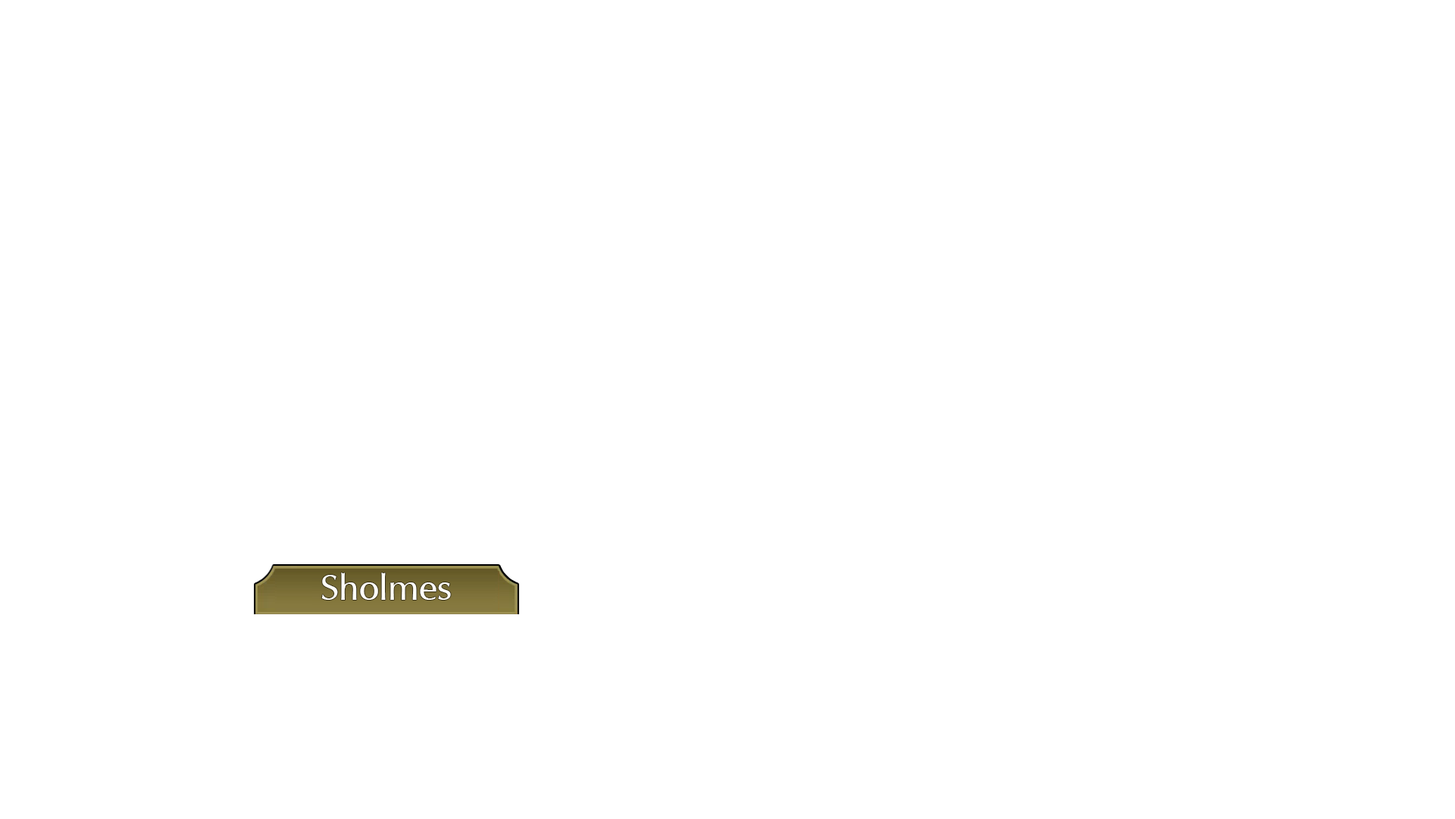
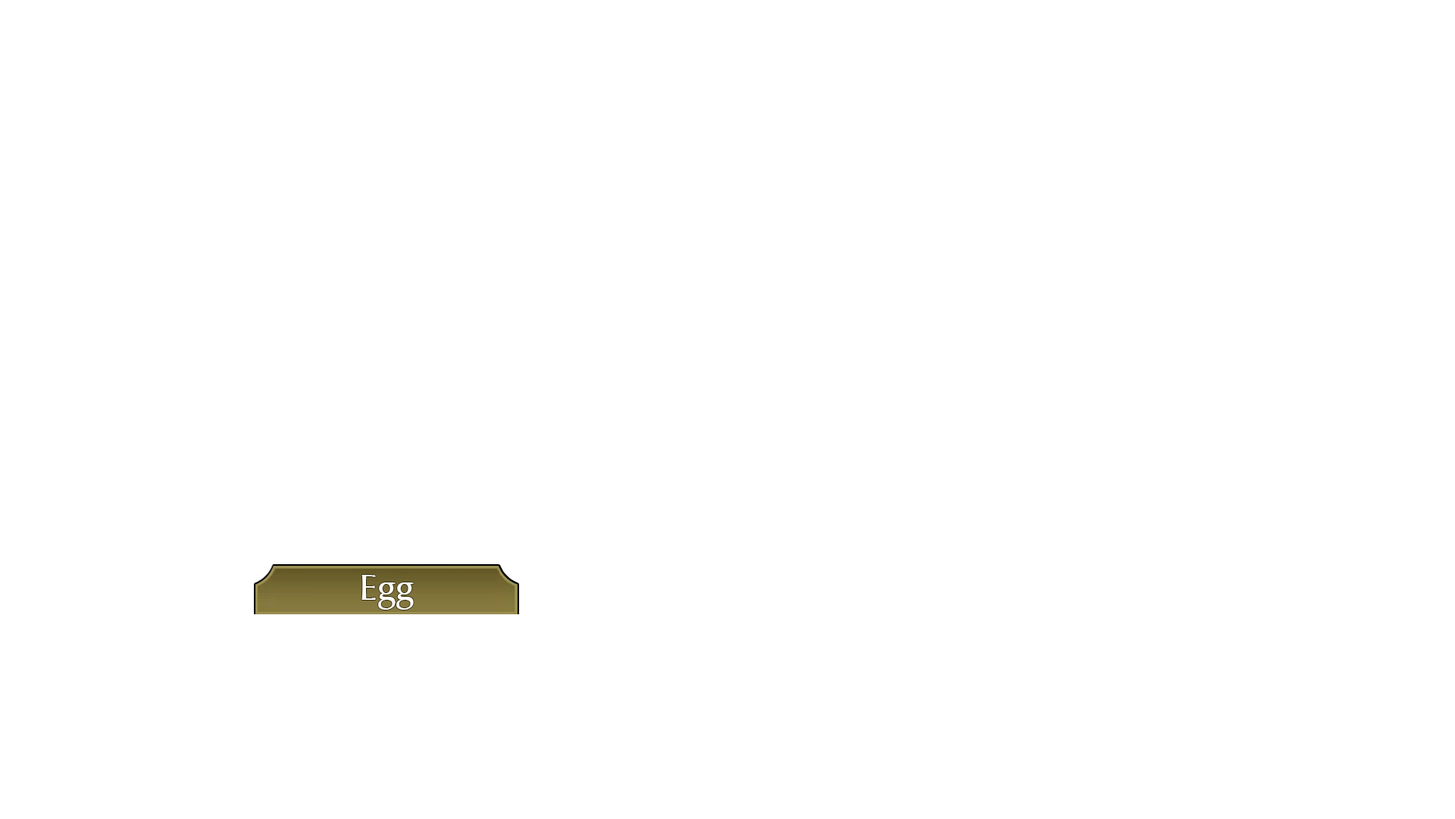
Two versions of the same layered image (1455x819). Layer-by-layer changes:
renamed "Sholmes" to "Egg", painted on it over [321, 572, 452, 610]
